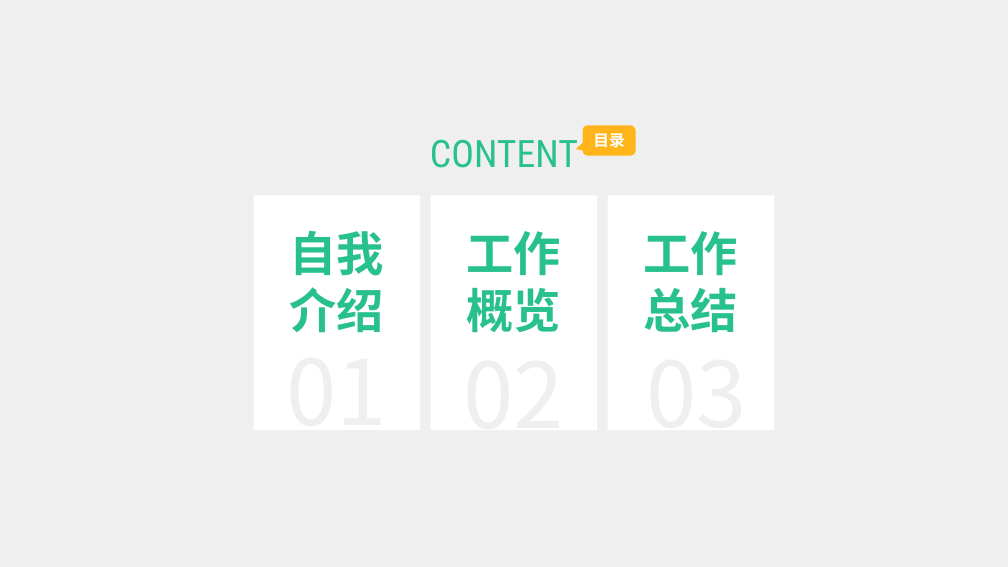
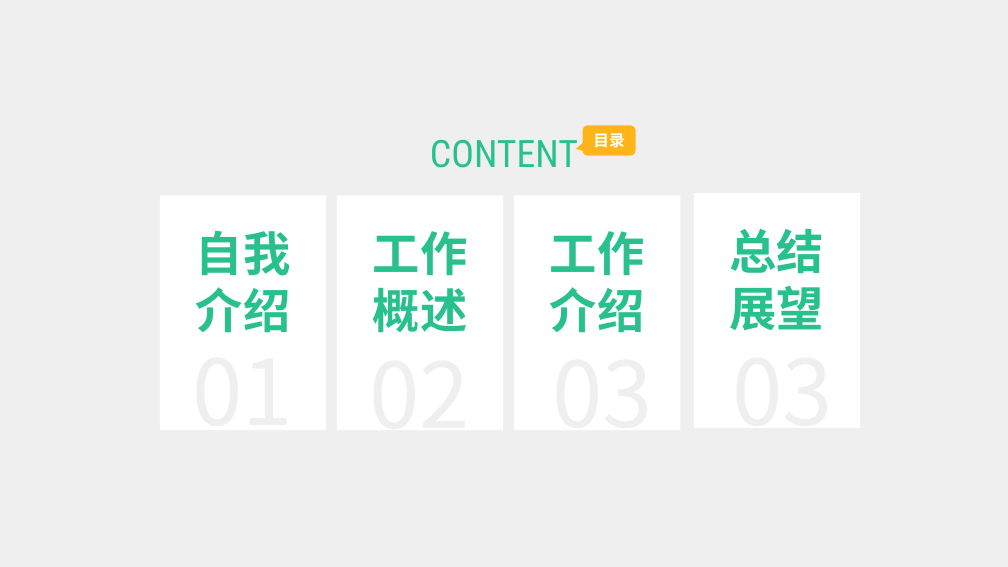
Before and after one commit to liygcoder/workerspace, a slide deck: slide 2 of ppt.pptx. Drawn at 1008x567 pixels with LibreOffice and Linux fonts; fonts in the diff are those of the drawing. Boxes give left, top, right and bottom in pixels: in the first picture for what was removed or moved away, otherwise in the second. Text is boxed around its words. In the diff, an @@ line names an element or a change of style, - is before the commit and + after.

```diff
--- a/ppt.pptx
+++ b/ppt.pptx
@@ rectangle added at (694, 194, 861, 429), fill #FFFFFF @@
@@ 6 texts, 3 rectangles: place and size @@
-6 texts, 3 rectangles at (254, 196, 774, 454)
+6 texts, 3 rectangles at (160, 196, 681, 454)
@@ text added at (730, 229, 825, 331), 45 pt, text #28C18D, bold @@
+总结
+展望
@@ text at (373, 288, 468, 333): text changed @@
-概览
+概述
@@ text at (550, 287, 645, 333): text changed @@
-总结
+介绍
@@ text added at (732, 320, 833, 451), 86.2 pt, text #EFEFEF @@
+03
```
Also in this commit, not shown: 9 other slides changed, 7 slides added, 4 slides removed.
